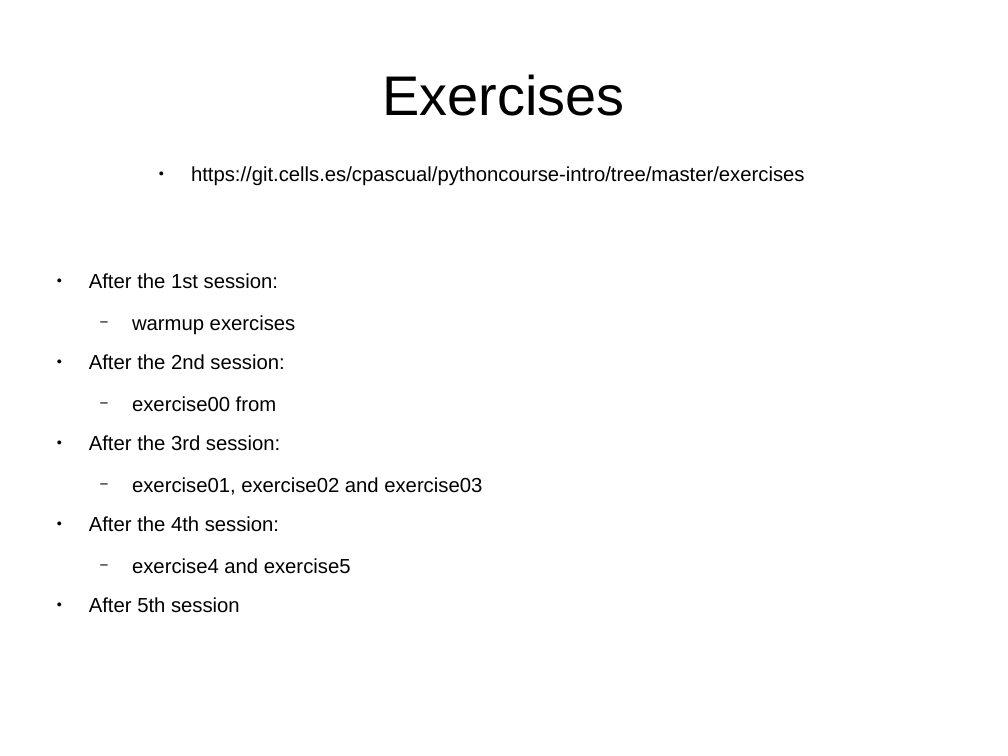
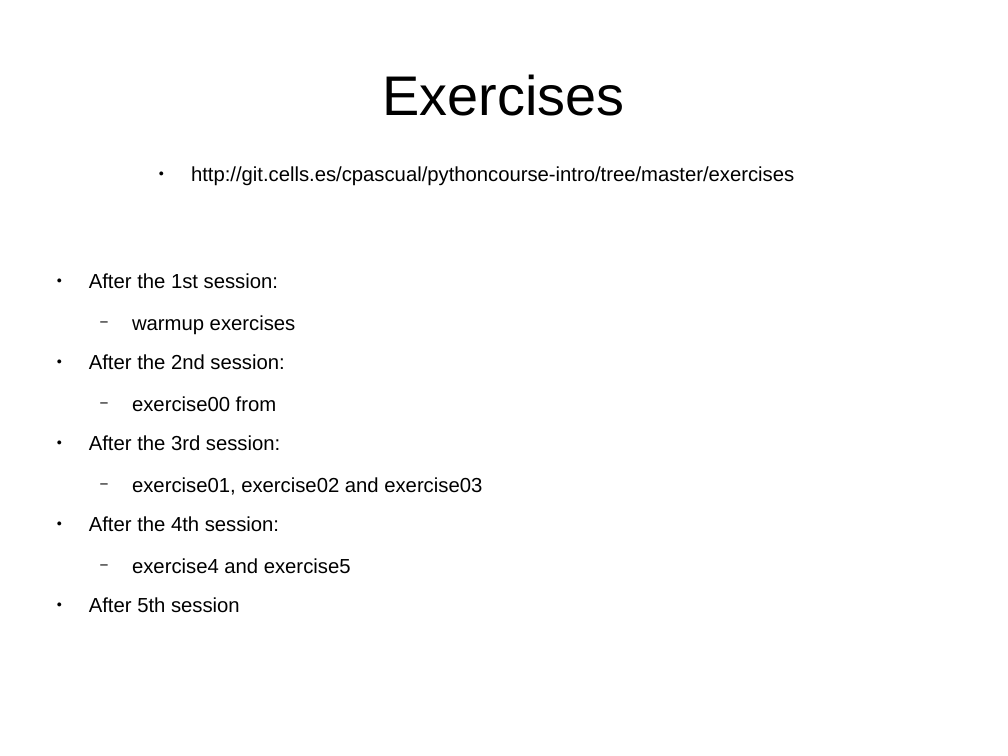
Before and after one commit to saidaHF/InitiationToPython, a slide deck: slide 18 of pythonIntro-slides.odp. Drawn at 1008x756 pixels with LibreOffice and Linux fonts; fonts in the diff are those of the drawing. Boxes give left, top, right and bottom in pixels: in the first picture for what was removed or moved away, otherwise in the second. Text is boxed around its words. In the diff, an @@ line names an element or a change of style, - is before the commit and + after.

Commit message:
Update slides

```diff
--- a/pythonIntro-slides.odp
+++ b/pythonIntro-slides.odp
@@ text at (191,166,794,186): text changed @@
-● https://git.cells.es/cpascual/pythoncourse-intro/tree/master/exercises
+● http://git.cells.es/cpascual/pythoncourse-intro/tree/master/exercises
```
